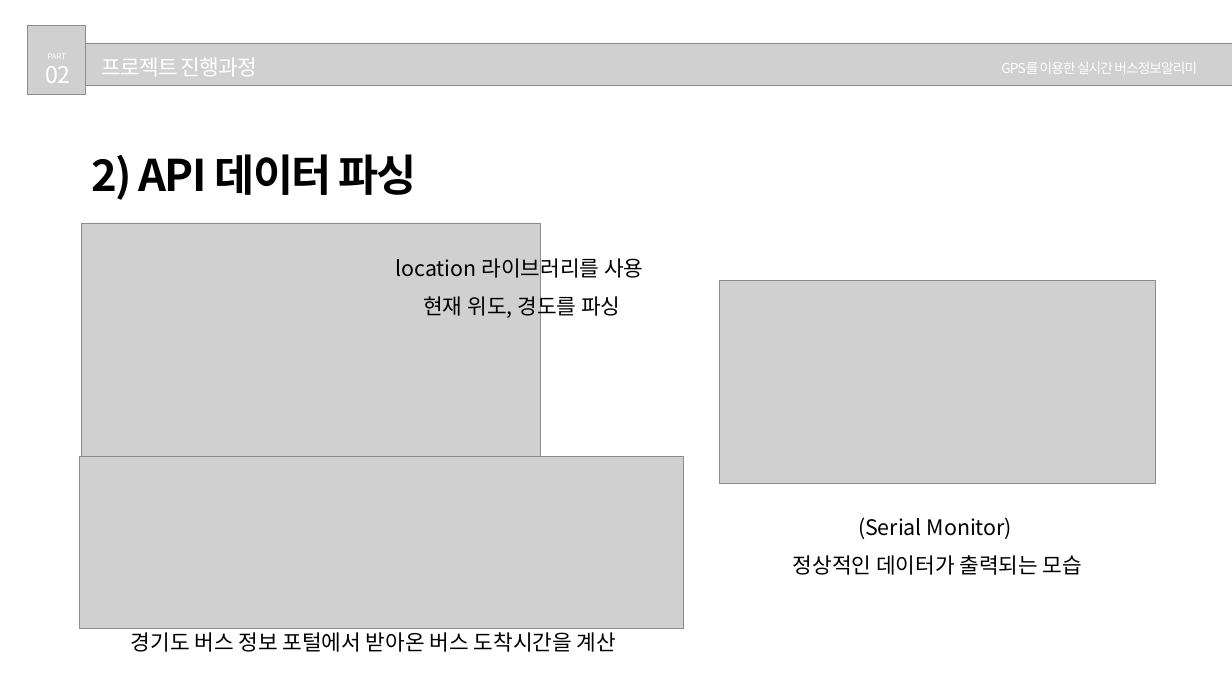
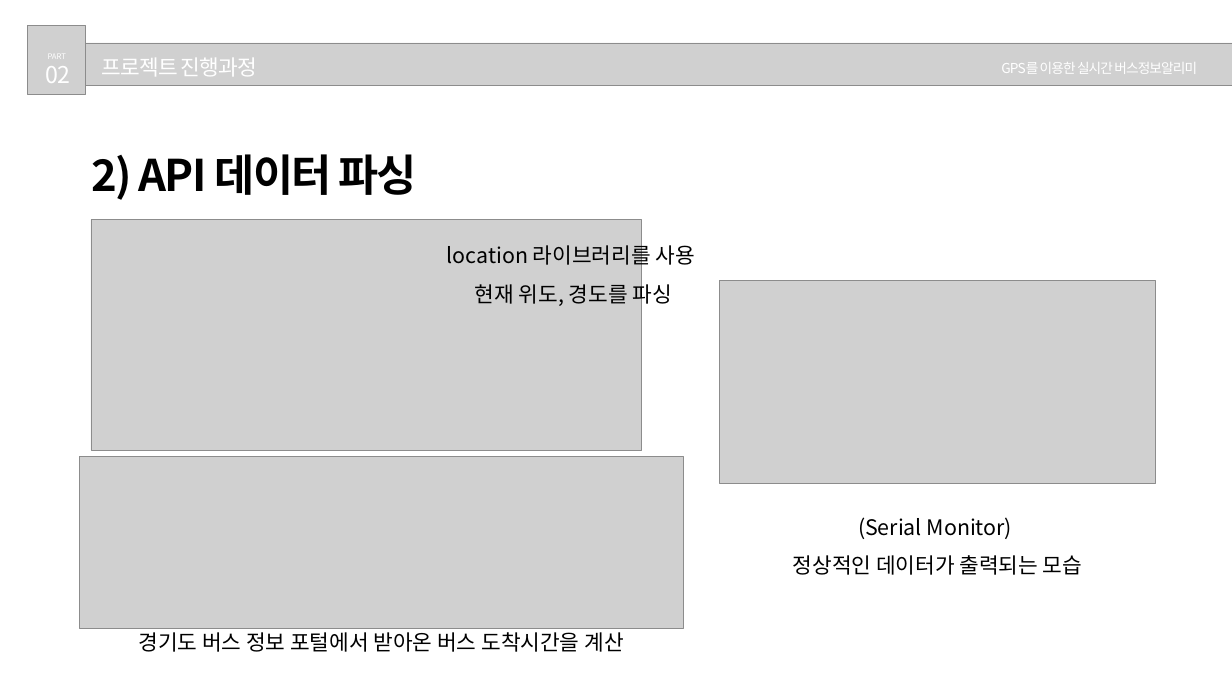
Before and after one commit to Hwan0808/Capstone_Project, a slide deck: slide 6 of 종합프로젝트설계_발표자료.pptx. Drawn at 1232x693 pixels with LibreOffice and Linux fonts; fonts in the diff are those of the drawing; grey boxes stand for pictures. Boxes give left, top, right and bottom in pixels: in the first picture for what was removed or moved away, otherwise in the second. Text is boxed around its words. In the diff, an @@ line names an element or a change of style, - is before the commit and + after.

```diff
--- a/종합프로젝트설계_발표자료.pptx
+++ b/종합프로젝트설계_발표자료.pptx
@@ picture: place and size @@
-picture at box(81, 223, 540, 456)
+picture at box(91, 220, 641, 450)
@@ text "location 라이브러리를 사용": place and size @@
-text "location 라이브러리를 사용" at box(396, 254, 643, 320)
+text "location 라이브러리를 사용" at box(447, 242, 694, 307)
@@ text "경기도 버스 정보 포털에서 받아온 ...": place and size @@
-text "경기도 버스 정보 포털에서 받아온 ..." at box(131, 632, 616, 652)
+text "경기도 버스 정보 포털에서 받아온 ..." at box(138, 632, 623, 652)
```
Also in this commit, not shown: 5 other slides changed.
